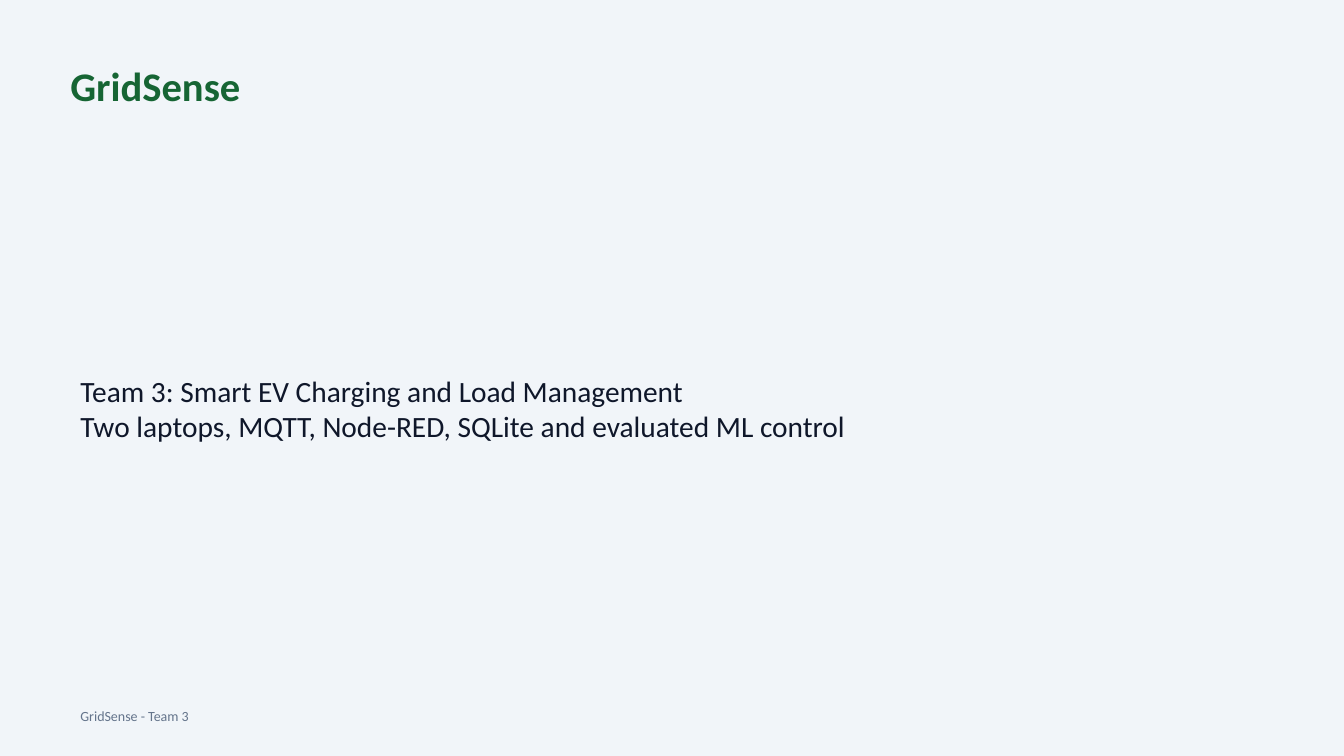
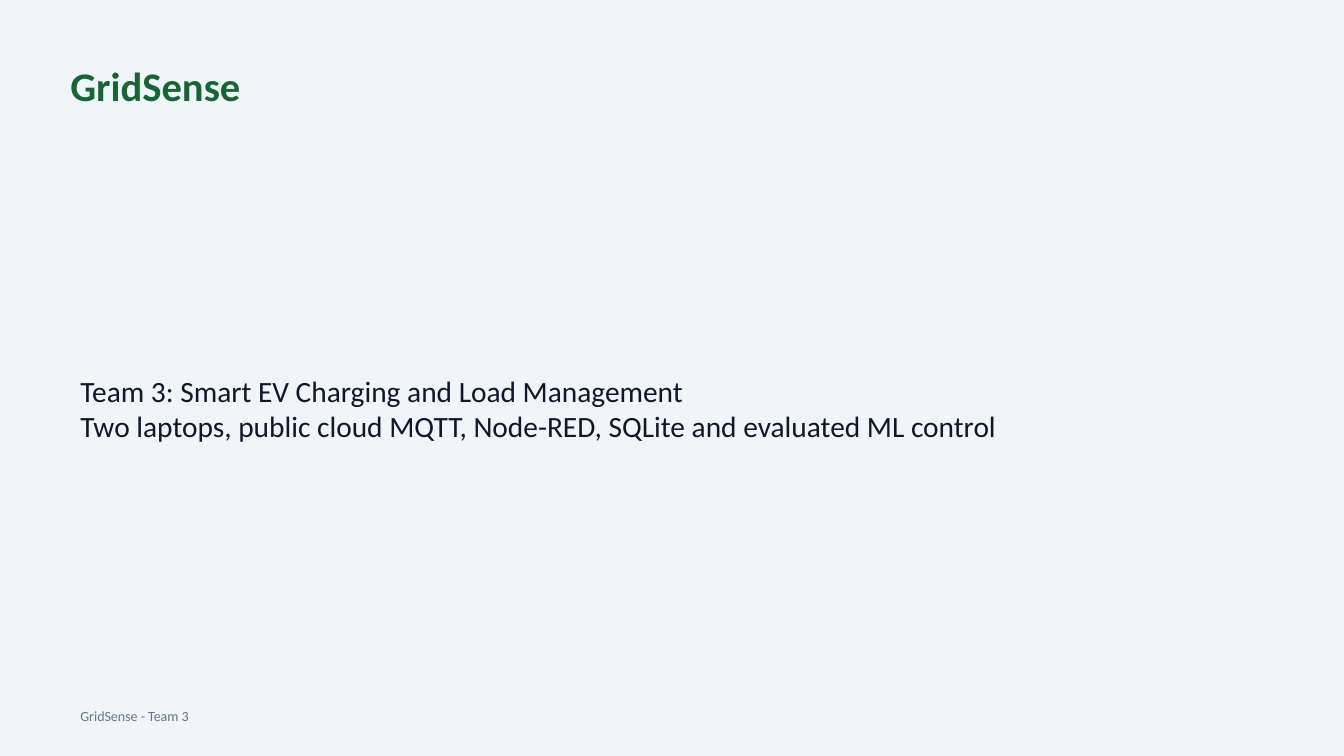
Before and after one commit to DavidShibu/gridsense, a slide deck: slide 1 of GridSense_Presentation.pptx. Drawn at 1344x756 pixels with LibreOffice and Linux fonts; fonts in the diff are those of the drawing. Boxes give left, top, right and bottom in pixels: in the first picture for what was removed or moved away, otherwise in the second. Text is boxed around its words. In the diff, an @@ line names an element or a change of style, - is before the commit and + after.

```diff
--- a/GridSense_Presentation.pptx
+++ b/GridSense_Presentation.pptx
@@ text at [80,416,996,442]: text changed @@
-Two laptops, MQTT, Node-RED, SQLite and evaluated ML control
+Two laptops, public cloud MQTT, Node-RED, SQLite and evaluated ML control
```
Also in this commit, not shown: 3 other slides changed, 18 other files.
